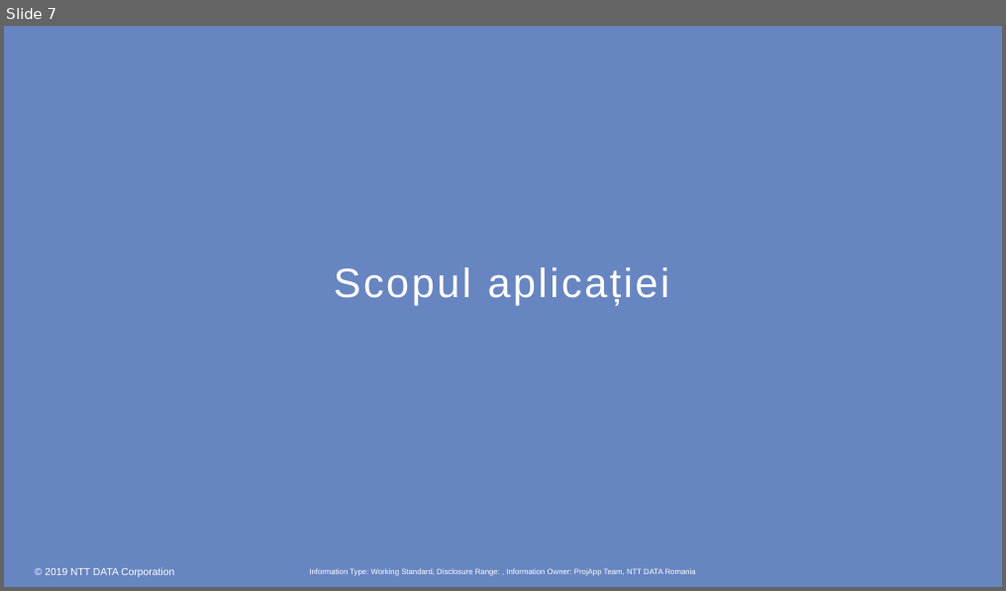
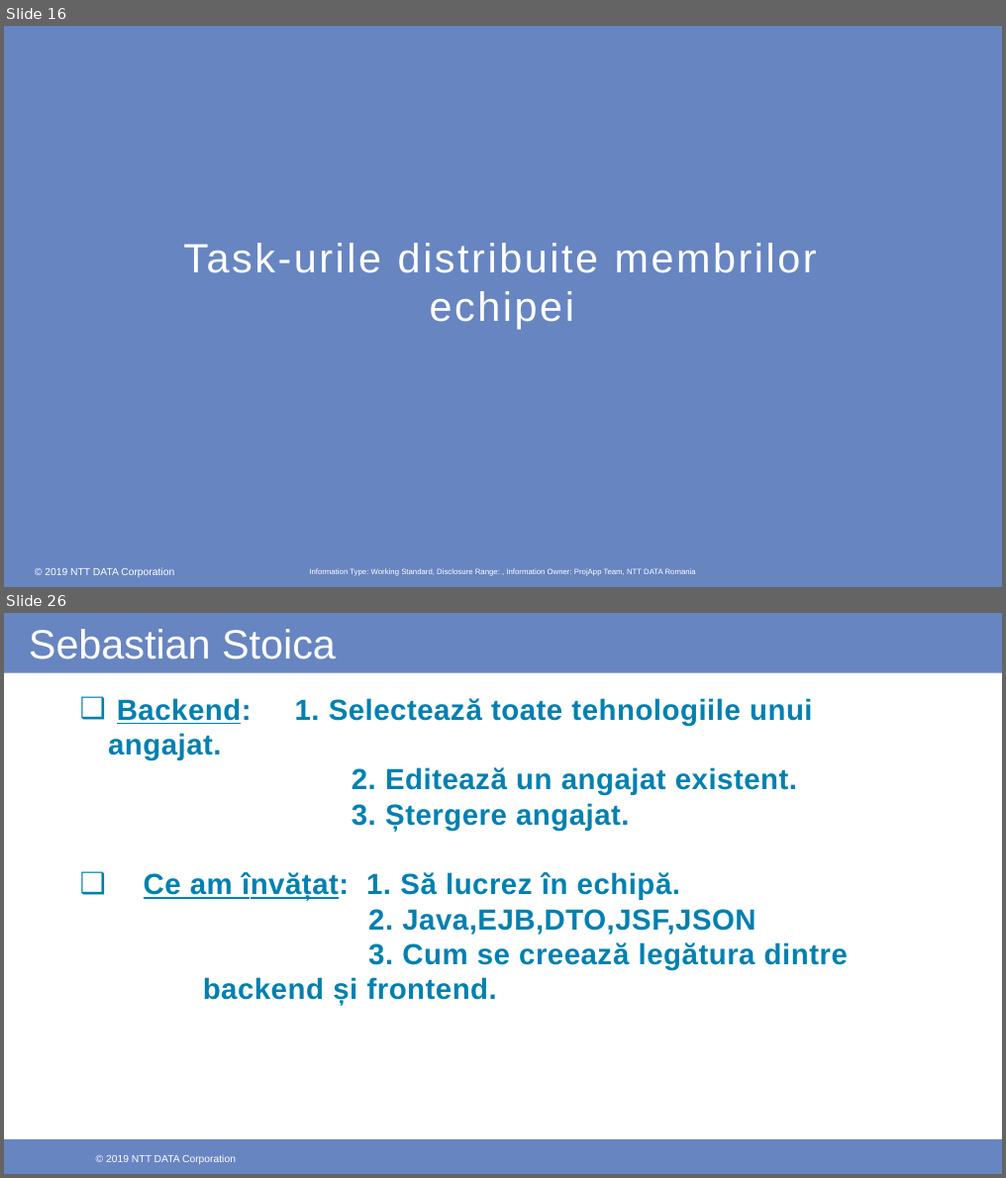
Before and after one commit to marianungureanu/ProjApp, a slide deck: ProjAppPresentation.pptx. Shown one above the other, each under a label of ours: slide 7 before the commit, slides 16 and 26 after it; the slides between them are not shown. The pictures are 1006x591 and 1006x1178 pixels, drawn with LibreOffice and Linux fonts; fonts in the diff are those of the drawing; background and template pictures are left out. Boxes give left, top, right and bottom in pixels: in the first picture for what was removed or moved away, otherwise in the second. Text is boxed around its words. In the diff, an @@ line names an element or a change of style, - is before the commit and + after.

```diff
--- a/ProjAppPresentation.pptx
+++ b/ProjAppPresentation.pptx
@@ slide 26 added at [4,613,1002,1174], background #FFFFFF @@
@@ rectangle added at [4,613,1002,672], fill #6785C1 @@
@@ text added at [29,629,336,660], 39.4 pt, text #FFFFFF @@
+Sebastian Stoica
@@ text added at [117,698,847,1005], 28 pt, text #0080B1, bold @@
+❑ Backend: 1. Selectează toate tehnologiile unui angajat.
+2. Editează un angajat existent.
+3. Ștergere angajat.
+❑ Ce am învățat: 1. Să lucrez în echipă.
+2. Java,EJB,DTO,JSF,JSON
+3. Cum se creează legătura dintre backend și frontend.
@@ rectangle added at [4,1140,1002,1174], fill #6785C1 @@
@@ rectangle added at [73,1143,234,1167], fill #6785C1 @@
@@ rectangle added at [411,1144,572,1168], fill #6785C1 @@
@@ text added at [94,1155,236,1164], 9.8 pt, text #FFFFFF @@
+© 2019 NTT DATA Corporation
@@ text added at [106,1155,224,1164], 9.8 pt, text #FFFFFF @@
+© 2019 NTT DATA Corporation
@@ page number added at [469,1149,537,1167], 14.8 pt, text #FFFFFF @@
+26
@@ what was slide 7 is now slide 16 @@
@@ slide 16 changed as well @@
@@ title at [183,243,817,329]: text changed @@
-Scopul aplicației
+Task-urile distribuite membrilor echipei
```
Also in this commit, not shown: 8 other slides changed, 21 other slides added, 2 slides removed.
